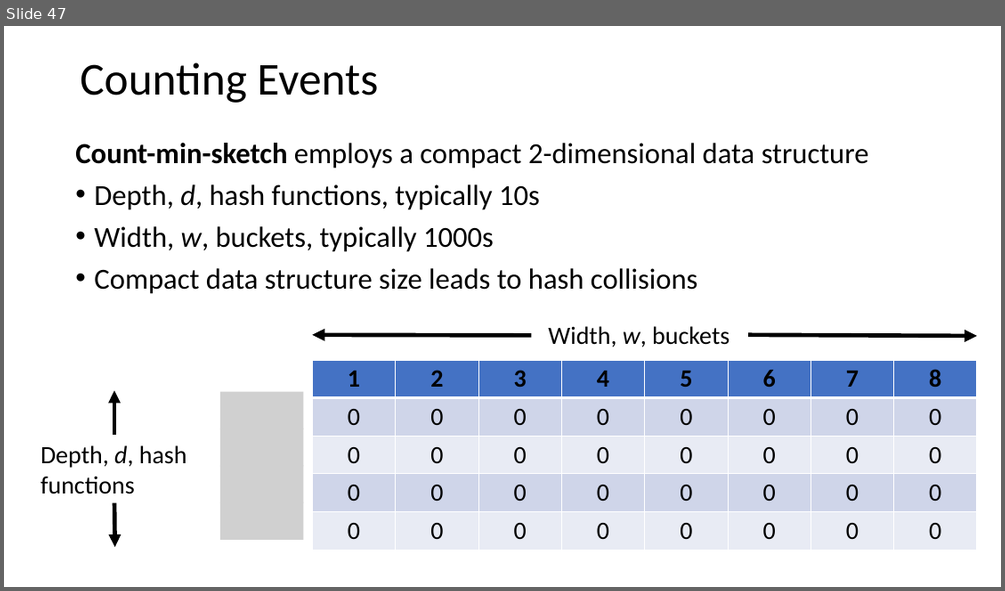
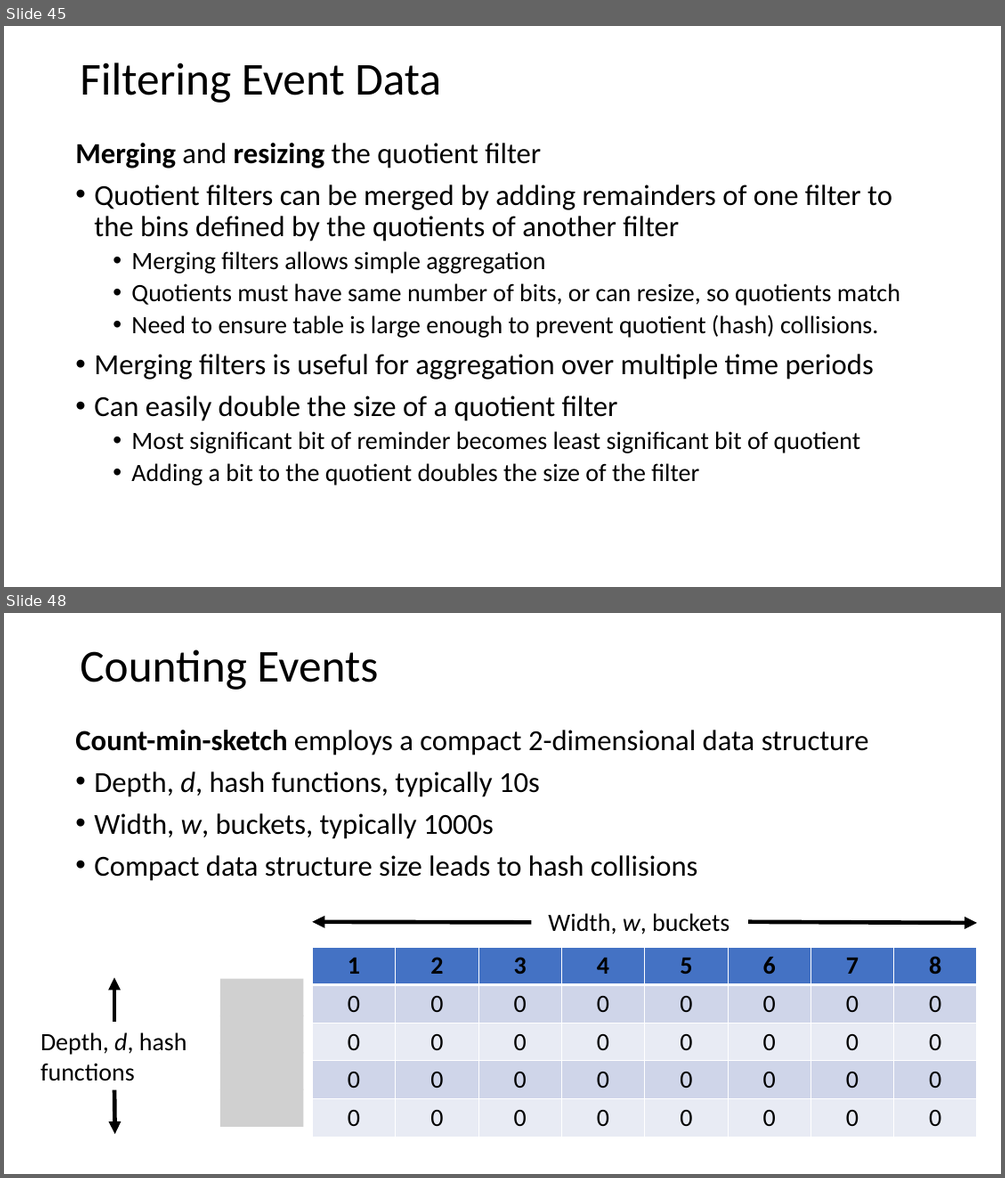
Before and after one commit to StephenElston/CSCI-E-108, a slide deck: slides/3_StreamingAnalytics.pptx. Shown one above the other, each under a label of ours: slide 47 before the commit, slides 45 and 48 after it; the slides between them are not shown. The pictures are 1005x591 and 1005x1178 pixels, drawn with LibreOffice and Linux fonts; fonts in the diff are those of the drawing; grey boxes stand for pictures. Boxes give left, top, right and bottom in pixels: in the first picture for what was removed or moved away, otherwise in the second. Text is boxed around its words. In the diff, an @@ line names an element or a change of style, - is before the commit and + after.

```diff
--- a/slides/3_StreamingAnalytics.pptx
+++ b/slides/3_StreamingAnalytics.pptx
@@ slide 45 added at (4, 26, 1001, 587), background #FFFFFF @@
@@ text added at (80, 62, 441, 103), 44 pt, text #000000 @@
+Filtering Event Data
@@ text added at (75, 143, 900, 485), 24 pt, text #000000 @@
+Merging and resizing the quotient filter
+• Quotient filters can be merged by adding remainders of one filter to the bins defined by the quotients of another filter
+  • Merging filters allows simple aggregation
+  • Quotients must have same number of bits, or can resize, so quotients match
+  • Need to ensure table is large enough to prevent quotient (hash) collisions.
+• Merging filters is useful for aggregation over multiple time periods
+• Can easily double the size of a quotient filter
+  • Most significant bit of reminder becomes least significant bit of quotient
+  • Adding a bit to the quotient doubles the size of the filter
@@ what was slide 47 is now slide 48 @@
```
Also in this commit, not shown: 6 slides changed, 4 other slides added.
